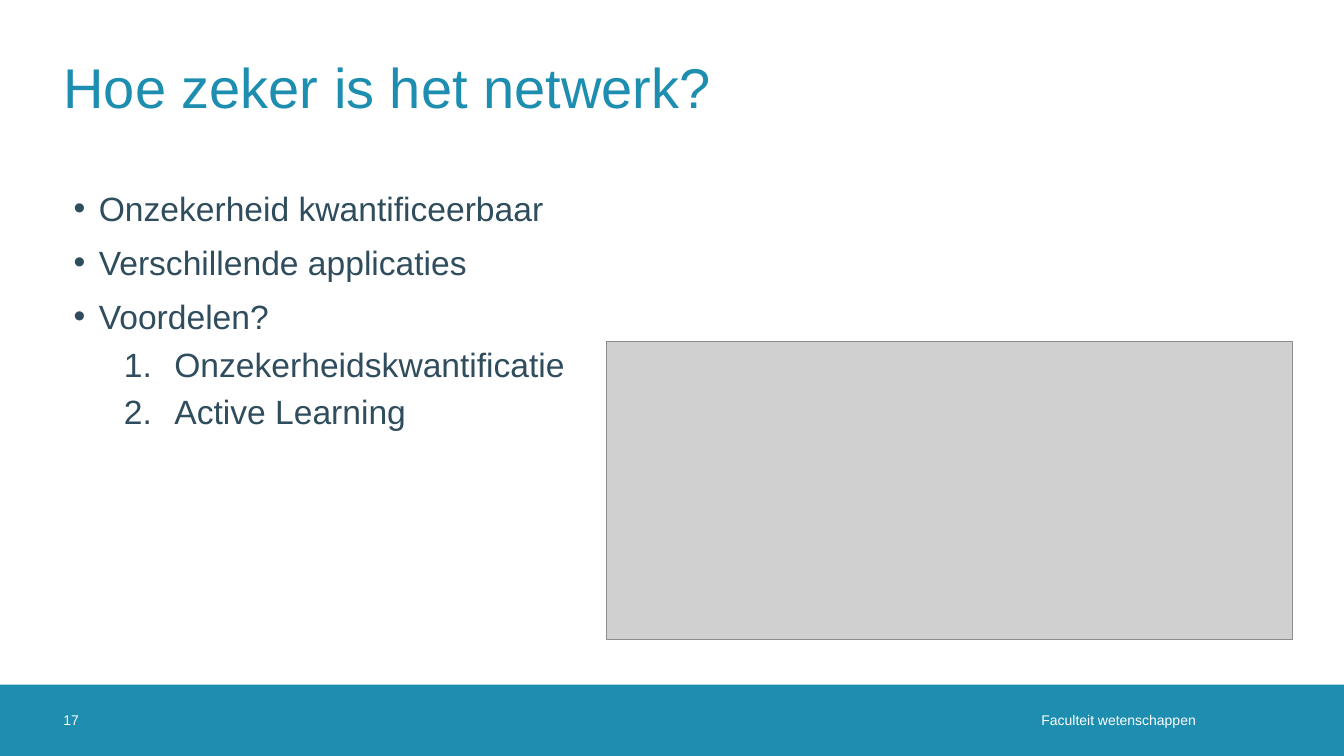
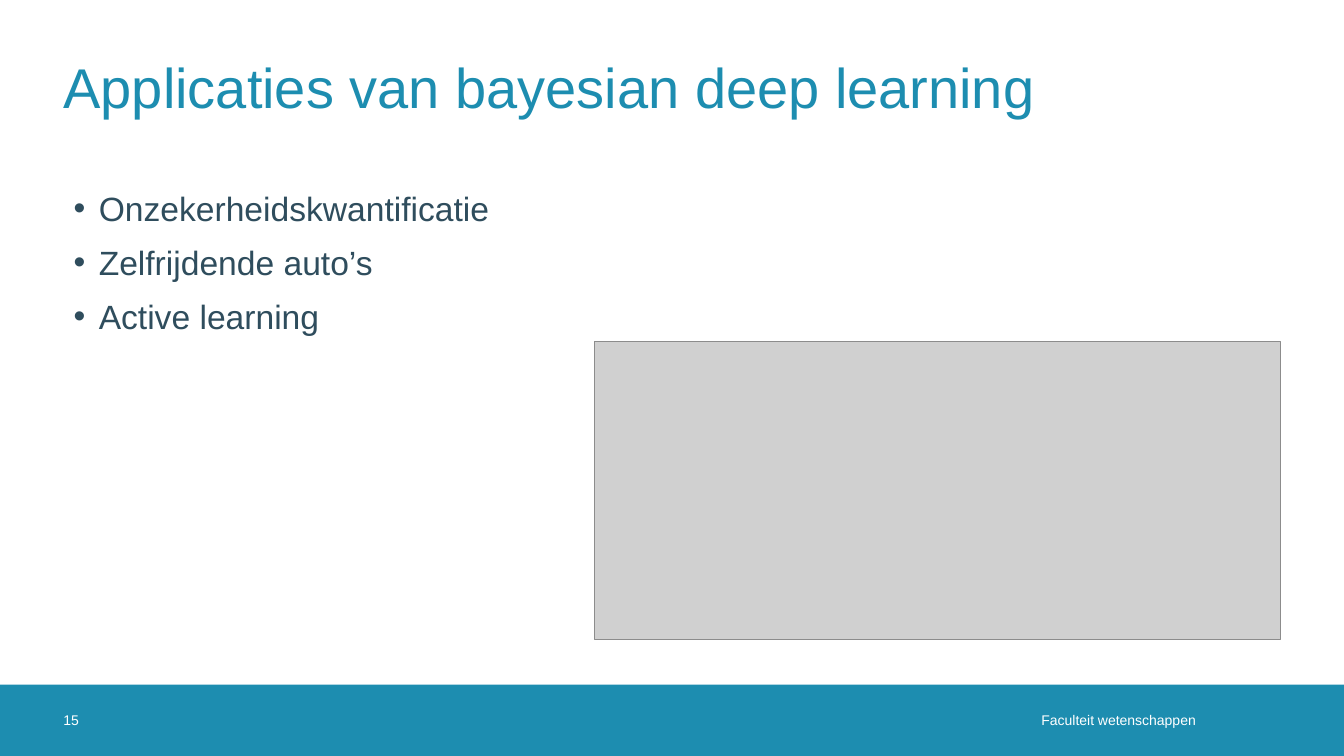
Before and after one commit to JoppeDJ/BachelorProef, a slide deck: slide 15 of Literatuurstudie/Literatuurstudie_ppt - kopie.pptx (slide 17 before the commit). Drawn at 1344x756 pixels with LibreOffice and Linux fonts; fonts in the diff are those of the drawing; grey boxes stand for pictures; background and template pictures are left out. Boxes give left, top, right and bottom in pixels: in the first picture for what was removed or moved away, otherwise in the second. Text is boxed around its words. In the diff, an @@ line names an element or a change of style, - is before the commit and + after.

```diff
--- a/Literatuurstudie/Literatuurstudie_ppt - kopie.pptx
+++ b/Literatuurstudie/Literatuurstudie_ppt - kopie.pptx
@@ title at [63, 67, 1034, 118]: text changed @@
-Hoe zeker is het netwerk?
+Applicaties van bayesian deep learning
@@ text at [99, 196, 544, 330]: paragraphs removed @@
-• Onzekerheid kwantificeerbaar
-• Verschillende applicaties
-• Voordelen?
@@ text at [99, 196, 489, 222]: bullet 1. to •; list level 2 to 1 in "Onzekerheidskwantificatie" @@
@@ text at [99, 250, 373, 336]: text changed @@
-  2. Active Learning
+• Zelfrijdende auto’s
+• Active learning
@@ picture: place and size @@
-picture at [607, 342, 1293, 639]
+picture at [595, 342, 1280, 639]
@@ page number at [63, 715, 79, 725]: text changed @@
-17
+15
```
Also in this commit, not shown: 2 other slides changed, 2 slides removed.
